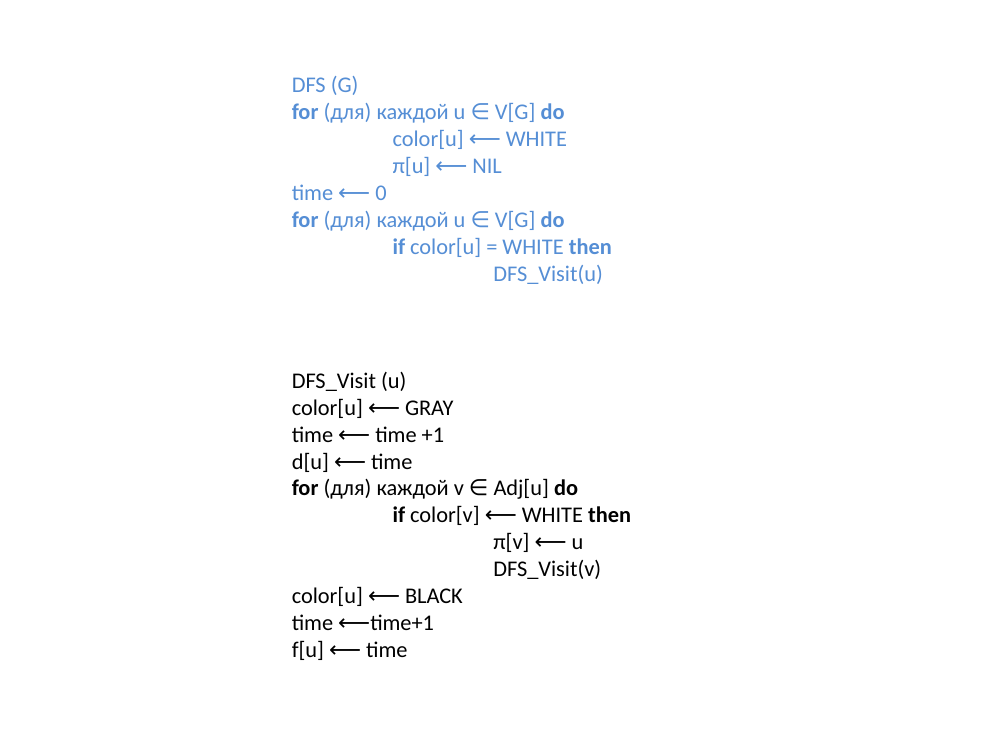
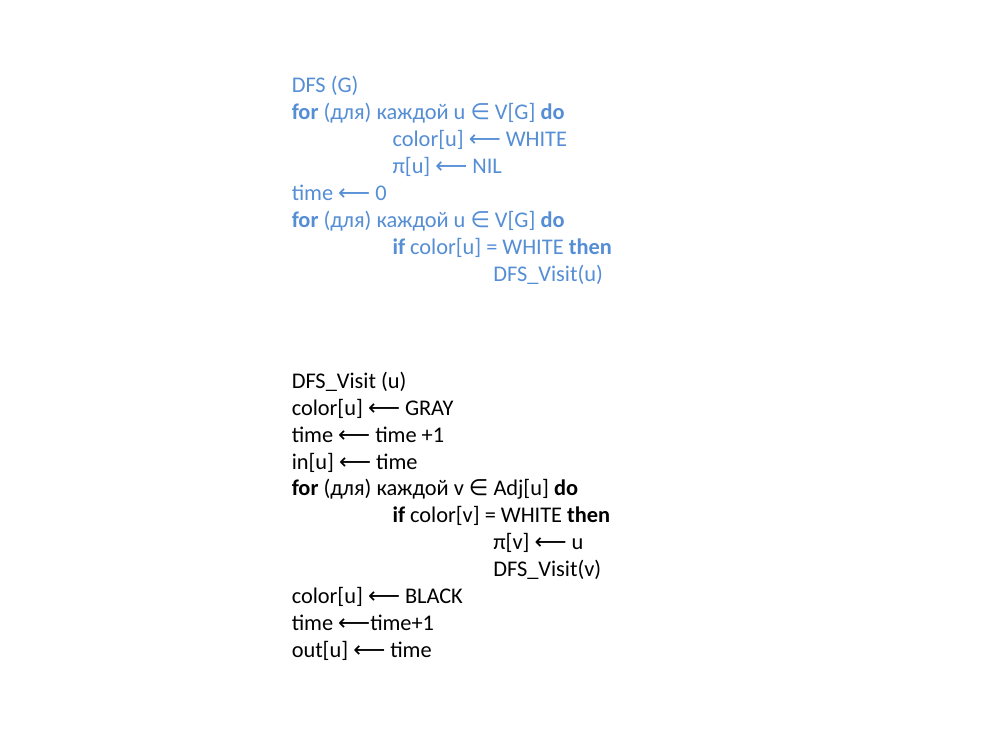
Before and after one commit to SteinbergOB/ANG, a slide deck: slide 47 of Презентации/Лекция 1.pptx (slide 34 before the commit). Drawn at 1008x756 pixels with LibreOffice and Linux fonts; fonts in the diff are those of the drawing. Boxes give left, top, right and bottom in pixels: in the first picture for what was removed or moved away, otherwise in the second. Text is boxed around its words. In the diff, an @@ line names an element or a change of style, - is before the commit and + after.

```diff
--- a/Презентации/Лекция 1.pptx
+++ b/Презентации/Лекция 1.pptx
@@ title at (x1=292, y1=76, x2=612, y2=660): text changed @@
-DFS (G)
-for (для) каждой u ∈ V[G] do
-color[u] ⟵ WHITE
-π[u] ⟵ NIL
-time ⟵ 0
-for (для) каждой u ∈ V[G] do
-if color[u] = WHITE then
-DFS_Visit(u)
-DFS_Visit (u)
-color[u] ⟵ GRAY
-time ⟵ time +1
-d[u] ⟵ time
-for (для) каждой v ∈ Adj[u] do
-if color[v] ⟵ WHITE then
-π[v] ⟵ u
-DFS_Visit(v)
-color[u] ⟵ BLACK
-time ⟵time+1
-f[u] ⟵ time
+DFS (G)
+for (для) каждой u ∈ V[G] do
+color[u] ⟵ WHITE
+π[u] ⟵ NIL
+time ⟵ 0
+for (для) каждой u ∈ V[G] do
+if color[u] = WHITE then
+DFS_Visit(u)
+DFS_Visit (u)
+color[u] ⟵ GRAY
+time ⟵ time +1
+in[u] ⟵ time
+for (для) каждой v ∈ Adj[u] do
+if color[v] = WHITE then
+π[v] ⟵ u
+DFS_Visit(v)
+color[u] ⟵ BLACK
+time ⟵time+1
+out[u] ⟵ time
```
Also in this commit, not shown: 10 other slides changed, 20 slides added, 2 slides removed, 3 other files.
